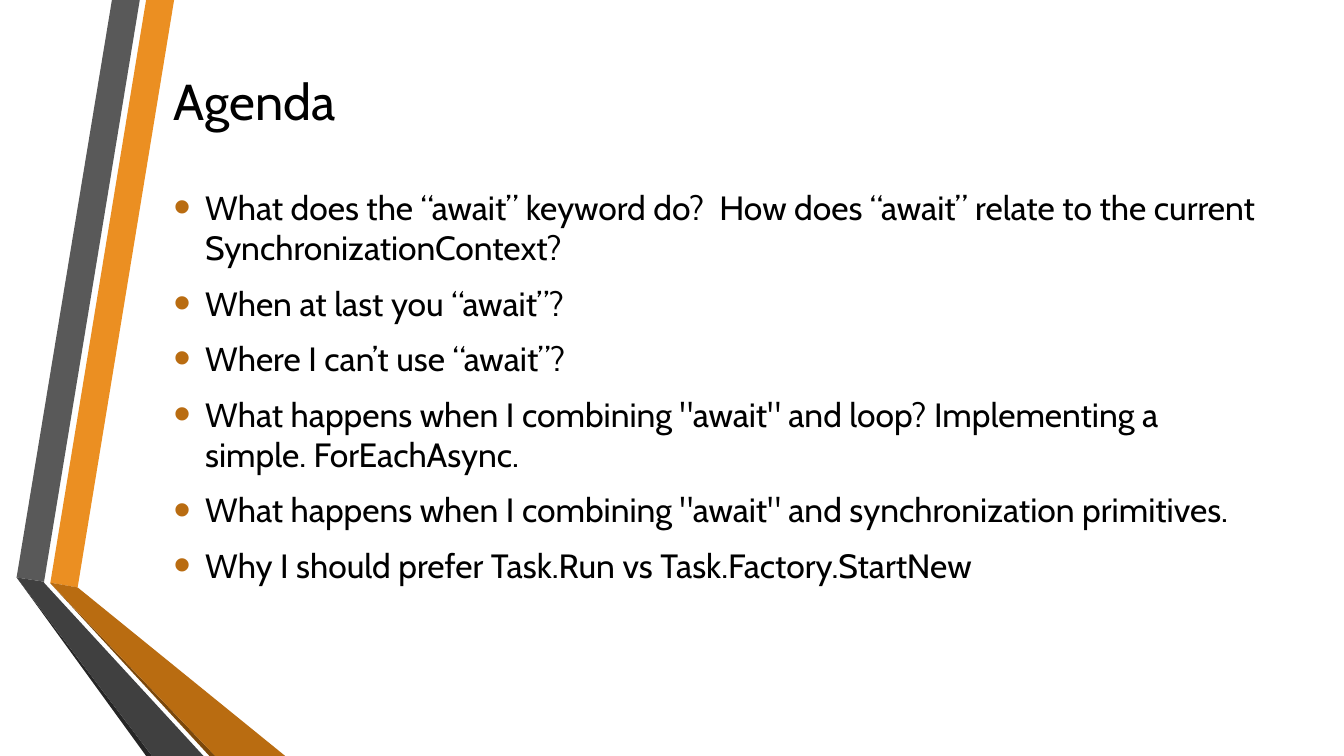
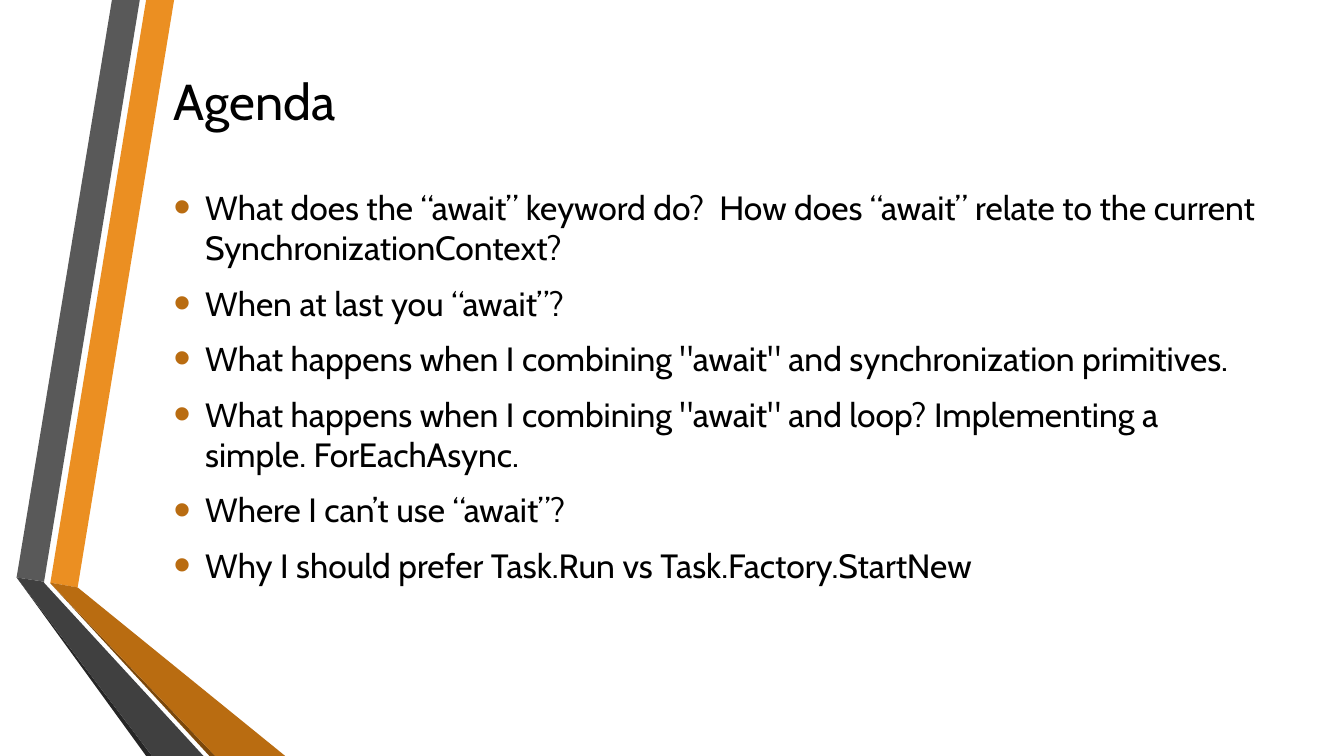
Before and after one commit to sflusov/AsyncAwaitPitfalls, a slide deck: slide 2 of Async Await and their pitfalls.pptx. Drawn at 1344x756 pixels with LibreOffice and Linux fonts; fonts in the diff are those of the drawing; background and template pictures are left out. Boxes give left, top, right and bottom in pixels: in the first picture for what was removed or moved away, otherwise in the second. Text is boxed around its words. In the diff, an @@ line names an element or a change of style, - is before the commit and + after.

Commit message:
Presentation completed

```diff
--- a/Async Await and their pitfalls.pptx
+++ b/Async Await and their pitfalls.pptx
@@ text at (205,345,1228,475): paragraphs added @@
+• What happens when I combining "await" and synchronization primitives.
+• What happens when I combining "await" and loop? Implementing a simple. ForEachAsync.
@@ text at (205,401,1228,530): paragraphs removed @@
-• What happens when I combining "await" and loop? Implementing a simple. ForEachAsync.
-• What happens when I combining "await" and synchronization primitives.
```
Also in this commit, not shown: 2 slides added.
